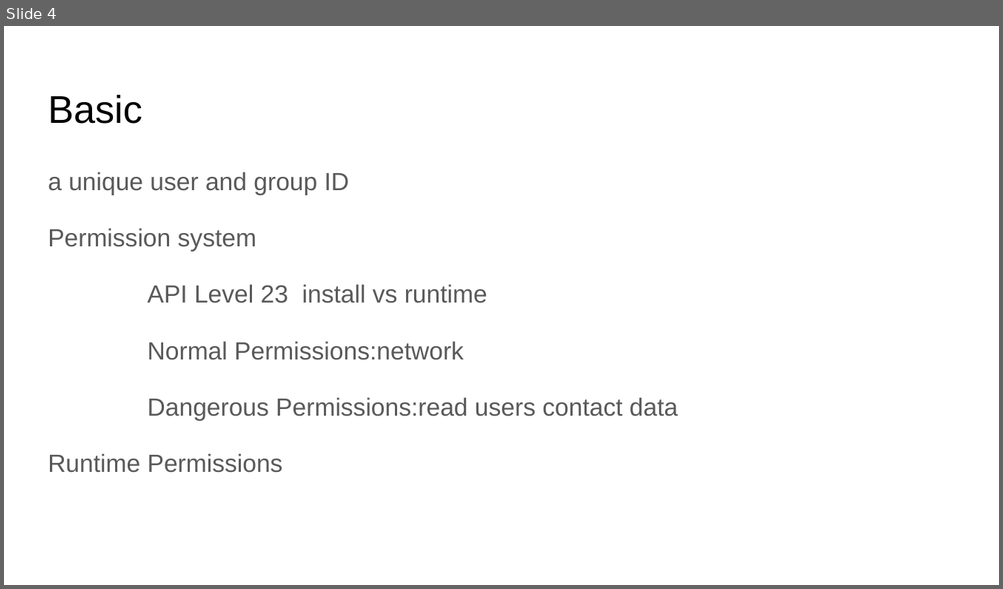
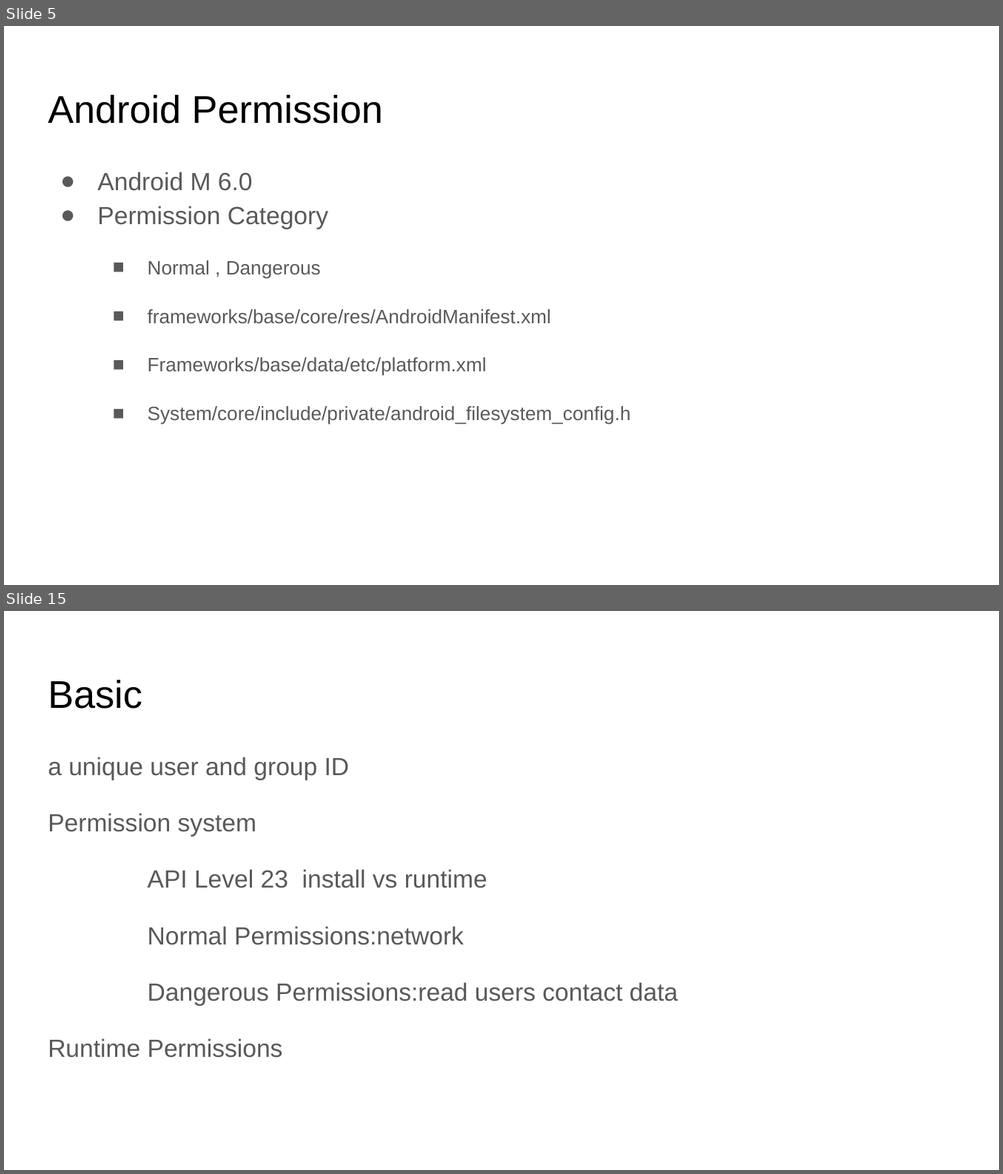
Before and after one commit to martinkro/android-studio-samples, a slide deck: docs/Android Permission.pptx. Shown one above the other, each under a label of ours: slide 4 before the commit, slides 5 and 15 after it; the slides between them are not shown. The pictures are 1003x589 and 1003x1174 pixels, drawn with LibreOffice and Linux fonts; fonts in the diff are those of the drawing. Boxes give left, top, right and bottom in pixels: in the first picture for what was removed or moved away, otherwise in the second. Text is boxed around its words. In the diff, an @@ line names an element or a change of style, - is before the commit and + after.

```diff
--- a/docs/Android Permission.pptx
+++ b/docs/Android Permission.pptx
@@ slide 5 added at (x1=4, y1=26, x2=999, y2=585), background #FFFFFF @@
@@ title added at (x1=48, y1=95, x2=383, y2=124), 28 pt, text #000000 @@
+Android Permission
@@ text added at (x1=97, y1=172, x2=631, y2=425), 14 pt, text #595959 @@
+● Android M 6.0
+● Permission Category
+  ■ Normal , Dangerous
+  ■ frameworks/base/core/res/AndroidManifest.xml
+  ■ Frameworks/base/data/etc/platform.xml
+  ■ System/core/include/private/android_filesystem_config.h
@@ what was slide 4 is now slide 15 @@
```
Also in this commit, not shown: 3 slides changed, 10 other slides added, 4 other files.
